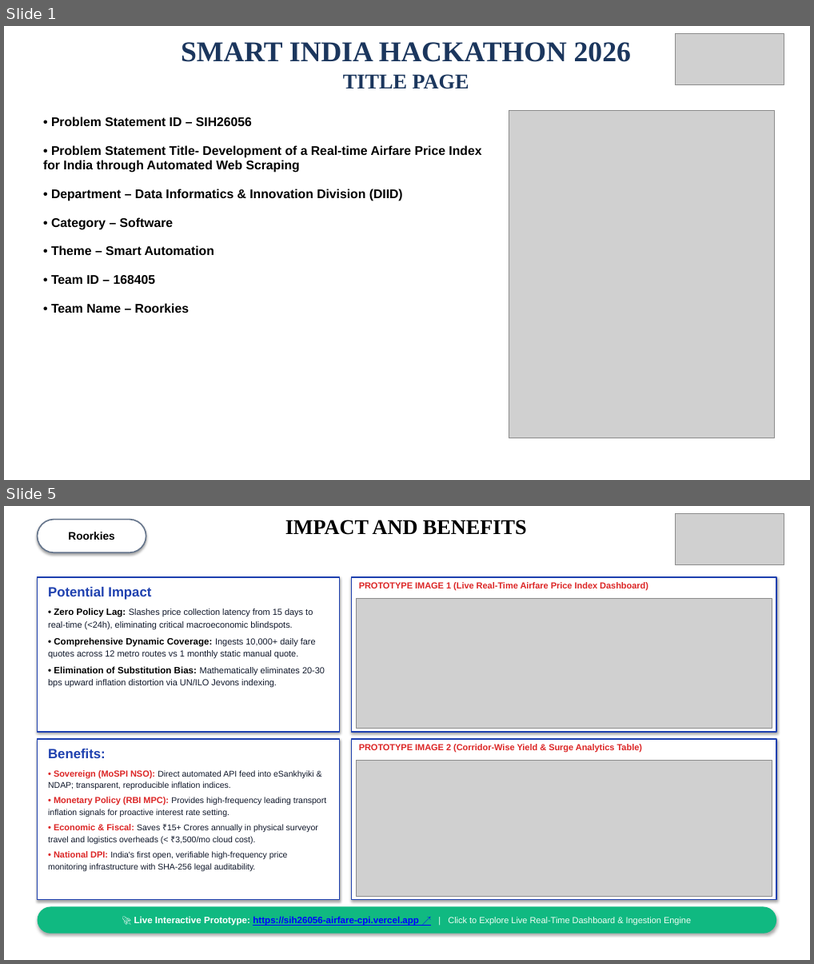
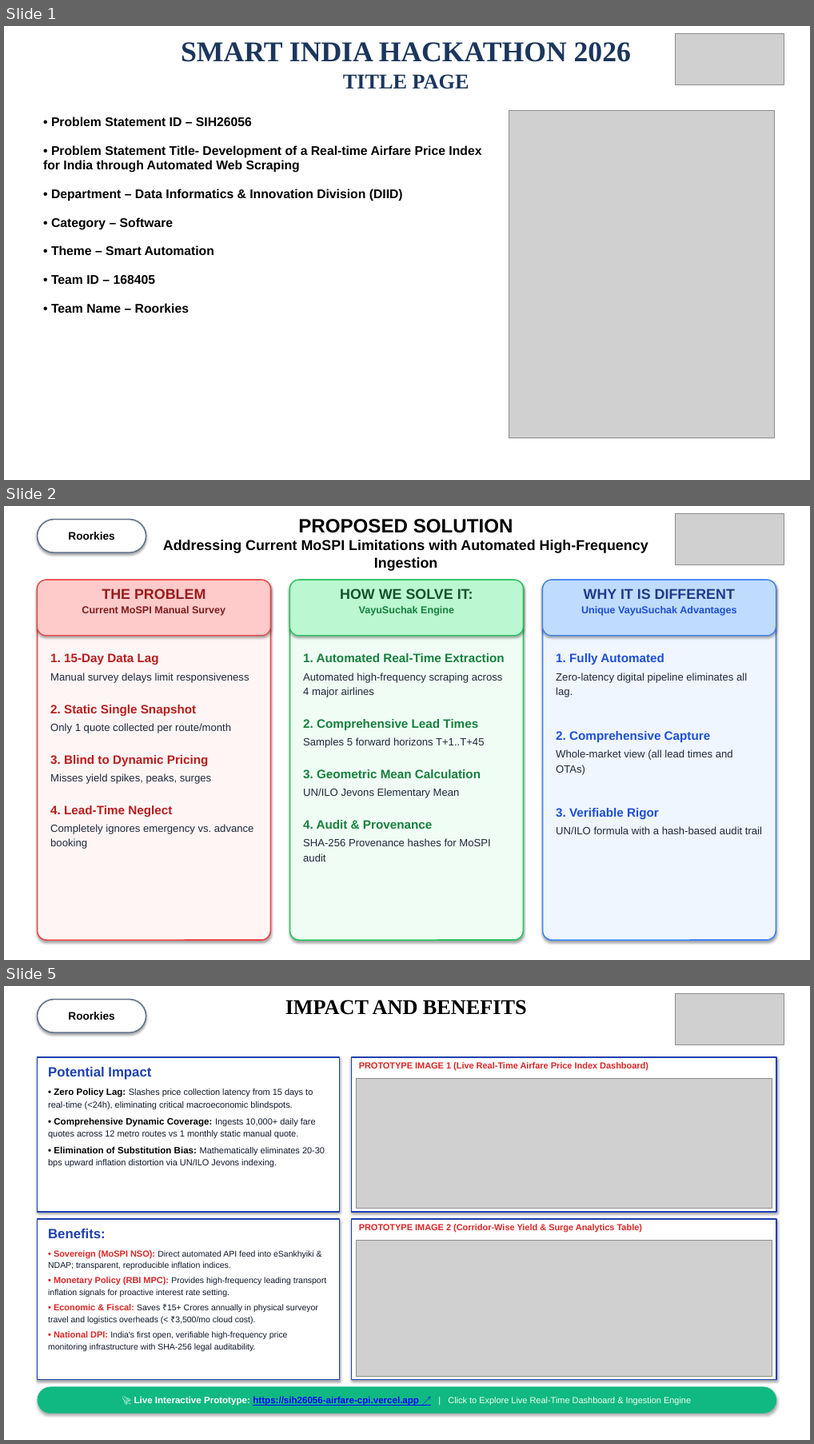
Before and after one commit to oshshivish-tech/sih26056_airfare_cpi, a slide deck: public/AirIntel_India_SIH26056_Presentation.pptx. Shown one above the other, each under a label of ours: slides 1 and 5 before the commit, slides 1, 2 and 5 after it; the slides between them are not shown. The pictures are 814x964 and 814x1444 pixels, drawn with LibreOffice and Linux fonts; fonts in the diff are those of the drawing; grey boxes stand for pictures. Boxes give left, top, right and bottom in pixels: in the first picture for what was removed or moved away, otherwise in the second. Text is boxed around its words. In the diff, an @@ line names an element or a change of style, - is before the commit and + after.

Commit message:
feat(presentation): update Slide 2 and Slide 3 to match user reference design and formulas

```diff
--- a/public/AirIntel_India_SIH26056_Presentation.pptx
+++ b/public/AirIntel_India_SIH26056_Presentation.pptx
@@ slide 2 added at [4, 506, 810, 960], background #FFFFFF @@
@@ rectangle added at [4, 506, 810, 960], fill #FFFFFF @@
@@ rounded rectangle added at [38, 520, 146, 552], fill #FFFFFF, outline #64748B 1.5 pt, 13 pt, text #000000, bold @@
+Roorkies
@@ text added at [163, 519, 649, 571], 17 pt, text #000000, bold @@
+PROPOSED SOLUTION
+Addressing Current MoSPI Limitations with Automated High-Frequency Ingestion
@@ picture added at [675, 513, 784, 564] @@
@@ rounded rectangle added at [38, 580, 270, 940], fill #FFF5F5, outline #EF4444 1.5 pt @@
@@ rounded rectangle added at [38, 580, 270, 636], fill #FECACA, outline #EF4444 1.2 pt @@
@@ text added at [82, 588, 226, 616], 12 pt, text #7F1D1D, bold @@
+THE PROBLEM
+Current MoSPI Manual Survey
@@ rounded rectangle added at [290, 580, 524, 940], fill #F0FDF4, outline #22C55E 1.5 pt @@
@@ rounded rectangle added at [290, 580, 524, 636], fill #BBF7D0, outline #22C55E 1.2 pt @@
@@ text added at [340, 588, 474, 616], 12 pt, text #15803D, bold @@
+HOW WE SOLVE IT:
+VayuSuchak Engine
@@ rounded rectangle added at [543, 580, 777, 940], fill #EFF6FF, outline #3B82F6 1.5 pt @@
@@ rounded rectangle added at [543, 580, 777, 636], fill #BFDBFE, outline #3B82F6 1.2 pt @@
@@ text added at [582, 588, 737, 616], 12 pt, text #1D4ED8, bold @@
+WHY IT IS DIFFERENT
+Unique VayuSuchak Advantages
@@ text added at [50, 653, 254, 848], 12.5 pt, text #1E293B @@
+1. 15-Day Data Lag
+Manual survey delays limit responsiveness
+2. Static Single Snapshot
+Only 1 quote collected per route/month
+3. Blind to Dynamic Pricing
+Misses yield spikes, peaks, surges
+4. Lead-Time Neglect
+Completely ignores emergency vs. advance booking
@@ text added at [303, 653, 505, 861], 12.5 pt, text #1E293B @@
+1. Automated Real-Time Extraction
+Automated high-frequency scraping across 4 major airlines
+2. Comprehensive Lead Times
+Samples 5 forward horizons T+1..T+45
+3. Geometric Mean Calculation
+UN/ILO Jevons Elementary Mean
+4. Audit & Provenance
+SHA-256 Provenance hashes for MoSPI audit
@@ text added at [556, 653, 762, 834], 12.5 pt, text #1E293B @@
+1. Fully Automated
+Zero-latency digital pipeline eliminates all lag.
+2. Comprehensive Capture
+Whole-market view (all lead times and OTAs)
+3. Verifiable Rigor
+UN/ILO formula with a hash-based audit trail
```
Also in this commit, not shown: 1 other slide added, 2 slides removed, 8 other files.
